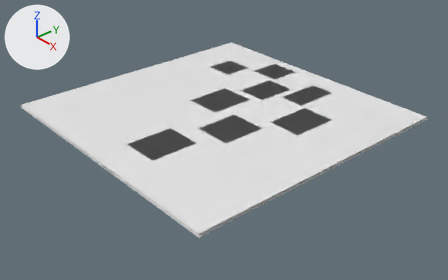
A saved change to the Blender file trunk/makehuman/utils/vector_graph/button_ethnic.blend.
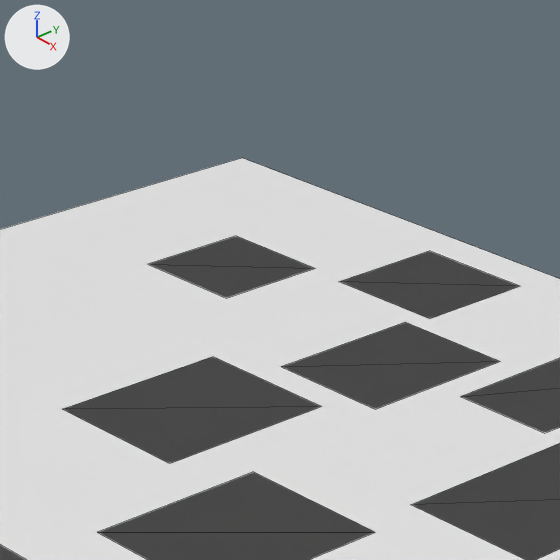
Each version is shown whole from a camera (50 mm lens) standing at (0.1095, -0.094, 0.0691) and looking at (0.0034, -0.0016, -0.0066), then close up on the part from 39% to 68% of the width and 2% to 48% of the height. The axes (+X, +Y, +Z) are drawn at upper left. The lights are the same throughout. The close-ups show mesh edges as thin lines. The same objects are shown in both versions, whatever each file hides. Materials are left out; every surface is plain grey.

The first close-up shows 'button_africa', 'dummy_plane'.
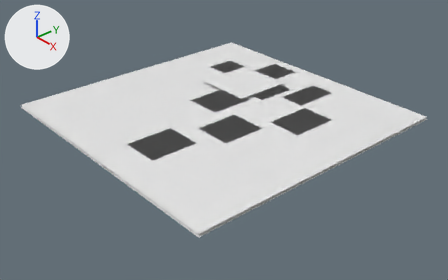
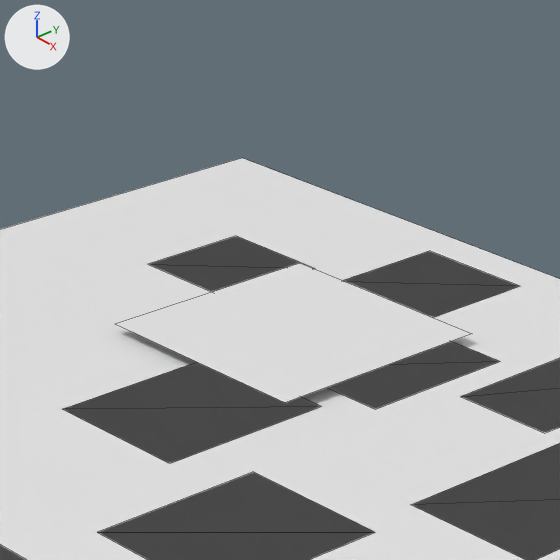
Changed parts and their boxes [x1, y1, x2, y2] in the close-ups (560 x 560 px):
part 1 of me_dummy_plane, added: after [116, 263, 472, 403]
'button_africa', unchanged, covered by the edit: before [0, 236, 560, 560]; after [0, 237, 560, 560]

Diff of the bpy script that builds the scene:
```diff
--- a/trunk/makehuman/utils/vector_graph/button_ethnic.blend.py
+++ b/trunk/makehuman/utils/vector_graph/button_ethnic.blend.py
@@ me_dummy_plane @@
 me_dummy_plane.from_pydata(...)  # 4 vertices, 1 face; spans x -0.037..0.037, y -0.037..0.037, z 0.0
 # used by ob_dummy_plane; location = (0.0, 0.0, 0.0)
 # verts and faces of me_dummy_plane; kept vertices keep their numbers, new ones are numbered from 4
+# me_dummy_plane part 1
+verts[4] = (-0.0169, 0.0081, 0.0007)  # pixel (114, 323)
+verts[5] = (-0.0169, 0.0244, 0.0007)  # pixel (299, 262)
+verts[6] = (-0.0006, 0.0244, 0.0007)  # pixel (472, 333)
+verts[7] = (-0.0006, 0.0081, 0.0007)  # pixel (285, 402)
+faces += [(4, 7, 6, 5)]
```
